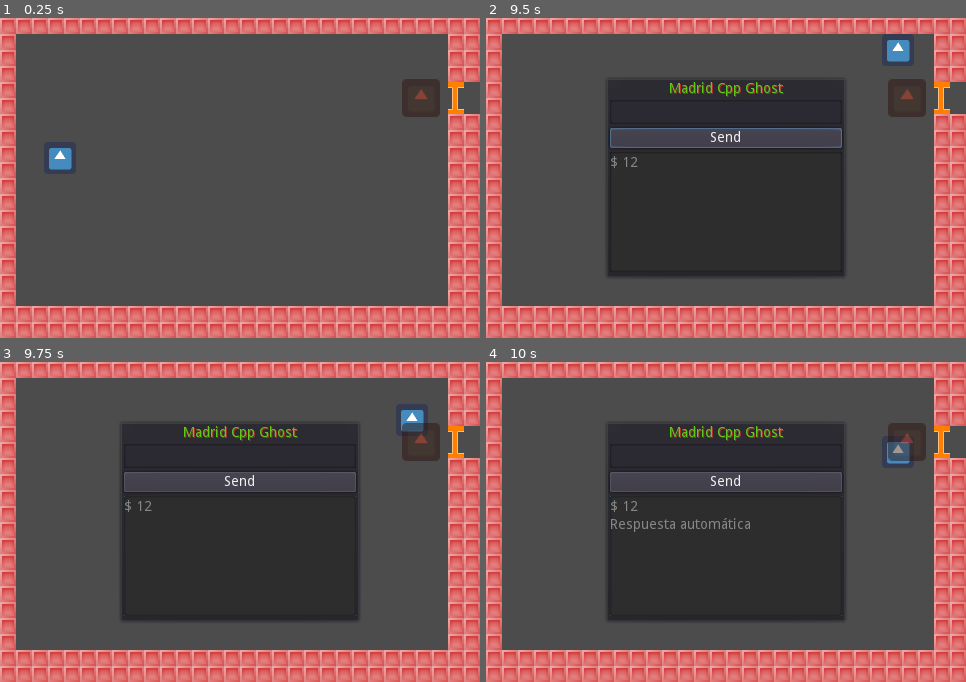
Above: before the commit, frames 1-4 (two rows, left to right).
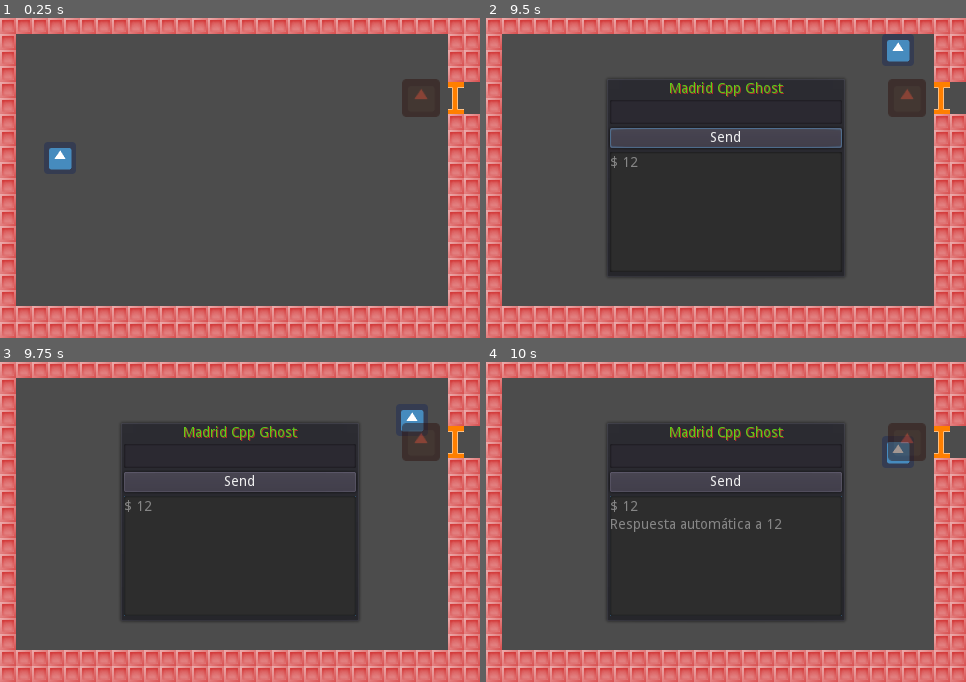
Above: after the commit, the same moments.

Repository: jgsogo/talk-godot-gdnative
Game: Godot game, scene res://MainScene.tscn
Same seed, same stepped clock (60 frames per second), same inputs: the game is played once before the commit and once after it. The engine's default icon, where the game draws it, is replaced by a stand-in: a white triangle on a blue panel in a dark square.
Inputs (mouse positions are in pixels of both pictures, inside the frame that each line leads up to):
- Up to frame 1 (0.25 s): no input
- Up to frame 2 (9.5 s): tap Enter at 0.5, 2.75 s; hold Up (ui_up) 0.53-2.03 s; tap Space at 2, 3.5 s; hold Left (ui_left) 2.03-3.53 s; hold Down (ui_down) 3.53-4.28 s; hold Right (ui_right) 4.28-5.03 s; hold Up (ui_up) 5.03-5.78 s; hold Right (ui_right) 5.78-8 s; click (726, 110) at 8.02 s; type "12" at 8.1 s; click "Send" at 8.75 s
- Up to frame 3 (9.75 s): tap Enter at 9.5 s; hold Down (ui_down) from 9.53 s (still down)
- Up to frame 4 (10 s): keep holding Down (ui_down)

Frames 1-3 are identical in both runs. In frame 4, less than 0.1% of the frame differs, in the area x 56-62%, y 49-53%.

Commit message:
Function _on_Dialog_text_sent now receives the text entered

Diff:
--- a/Dialog.gd
+++ b/Dialog.gd
@@ -1,6 +1,6 @@
 extends Area2D
 
-signal text_sent
+signal text_sent(msg)
 
 onready var msg_box := $PopupPanel/Contents/GhostMsg
 onready var input := $PopupPanel/Contents/Input
@@ -20,5 +20,5 @@
 
 func _on_SendButton_pressed():
 	msg_box.text += "$ " + input.text + "\n"
+	emit_signal("text_sent", input.text)
 	input.text = ""
-	emit_signal("text_sent")
--- a/MainScene.gd
+++ b/MainScene.gd
@@ -3,6 +3,6 @@
 
 #TODO: Javi, pon aquí la llamada a la DLL en vez del código del timer
 #      Para mostrar algo, usa $Dialog.add_text("...")
-func _on_Dialog_text_sent()->void:
+func _on_Dialog_text_sent(msg)->void:
 	yield(get_tree().create_timer(1), "timeout")
-	$Dialog.add_text("Respuesta automática")
+	$Dialog.add_text("Respuesta automática a " + msg)
